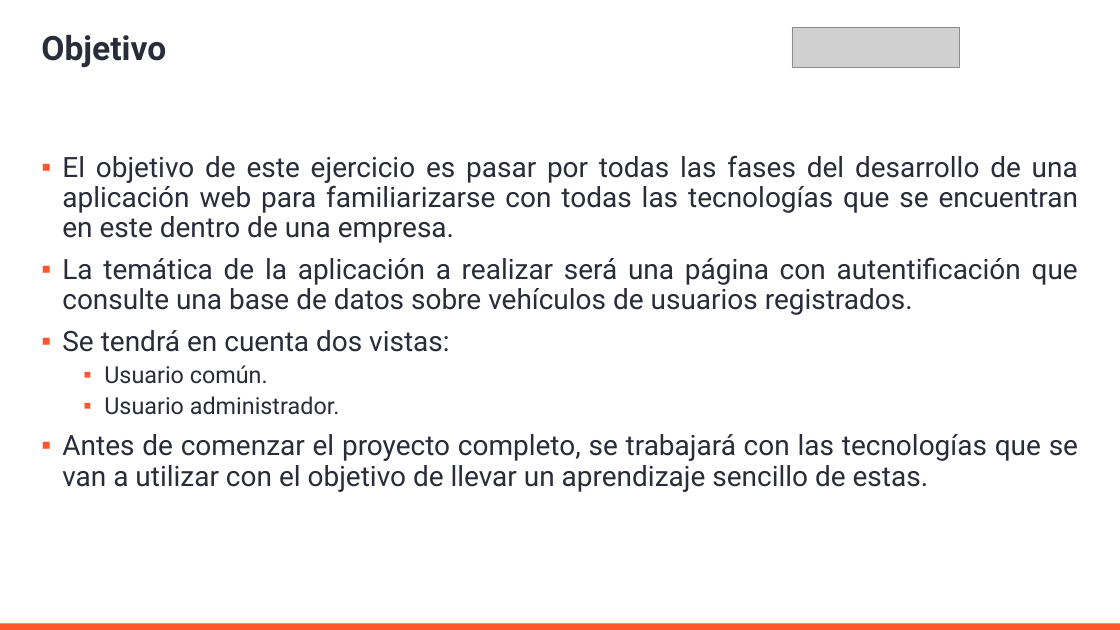
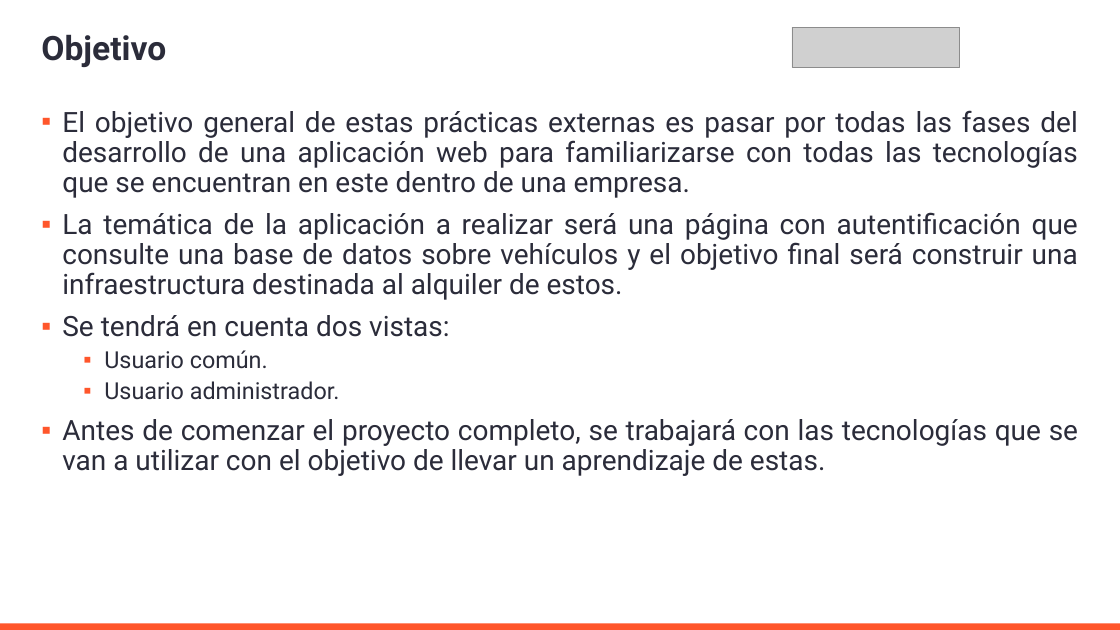
Before and after one commit to AleMedinaGarc/DotnetAPI-Practice, a slide deck: slide 2 of IniciacionDePracticasExternas.pptx. Drawn at 1120x630 pixels with LibreOffice and Linux fonts; fonts in the diff are those of the drawing; grey boxes stand for pictures; background and template pictures are left out. Boxes give left, top, right and bottom in pixels: in the first picture for what was removed or moved away, otherwise in the second. Text is boxed around its words. In the diff, an @@ line names an element or a change of style, - is before the commit and + after.

```diff
--- a/IniciacionDePracticasExternas.pptx
+++ b/IniciacionDePracticasExternas.pptx
@@ text at [62, 110, 1078, 300]: text changed @@
-▪ El objetivo de este ejercicio es pasar por todas las fases del desarrollo de una aplicación web para familiarizarse con todas las tecnologías que se encuentran en este dentro de una empresa.
-▪ La temática de la aplicación a realizar será una página con autentificación que consulte una base de datos sobre vehículos de usuarios registrados.
+▪ El objetivo general de estas prácticas externas es pasar por todas las fases del desarrollo de una aplicación web para familiarizarse con todas las tecnologías que se encuentran en este dentro de una empresa.
+▪ La temática de la aplicación a realizar será una página con autentificación que consulte una base de datos sobre vehículos y el objetivo final será construir una infraestructura destinada al alquiler de estos.
@@ text at [62, 419, 1078, 476]: text changed @@
-▪ Antes de comenzar el proyecto completo, se trabajará con las tecnologías que se van a utilizar con el objetivo de llevar un aprendizaje sencillo de estas.
+▪ Antes de comenzar el proyecto completo, se trabajará con las tecnologías que se van a utilizar con el objetivo de llevar un aprendizaje de estas.
```
Also in this commit, not shown: 5 other slides changed, 1 other file.
